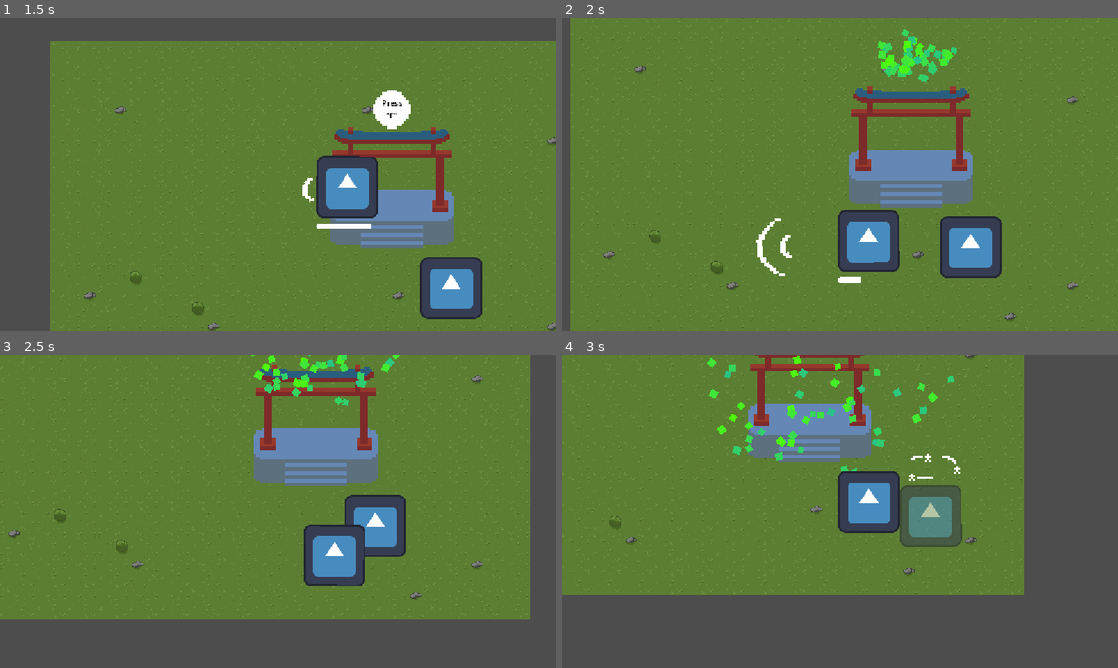
Above: before the commit, frames 1-4 (two rows, left to right).
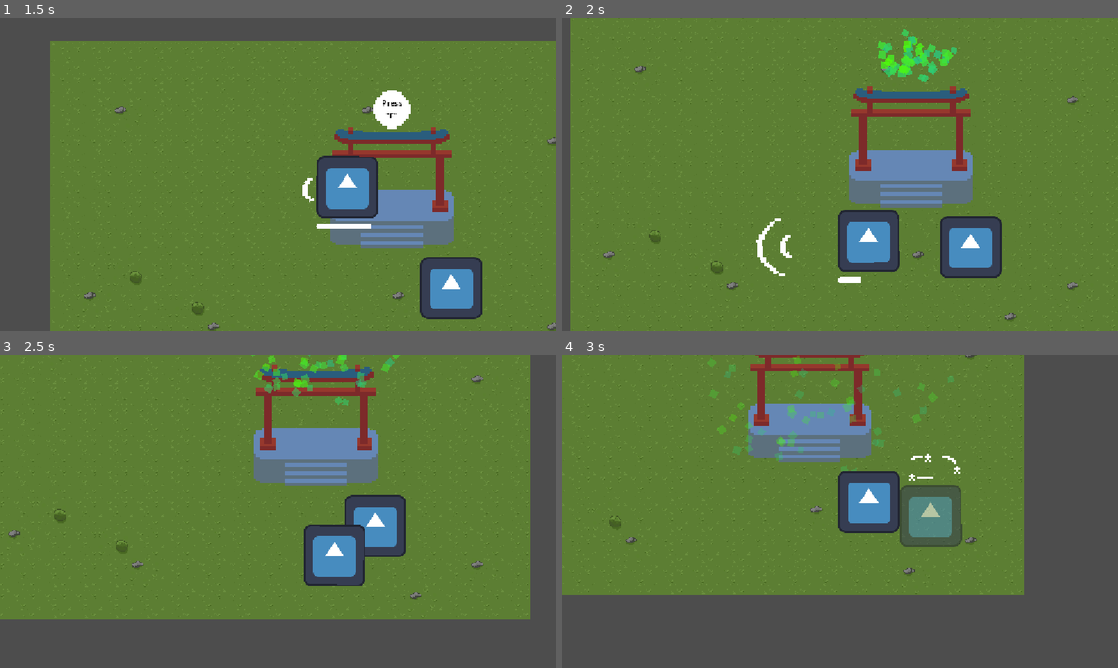
Above: after the commit, the same moments.

Repository: CplCanuck/mru-hacks-2026
Game: Godot game, scene res://assets/scenes/main.tscn
Two runs of this game, one before a commit and one after it. Both use one fixed random seed, a clock stepped at 60 frames per second and the inputs below. The engine's default icon, where the game draws it, is replaced by a stand-in: a white triangle on a blue panel in a dark square. Sound files missing from this copy of the repository are replaced by a short silence.
Inputs (mouse positions are in pixels of both pictures, inside the frame that each line leads up to):
- Up to frame 1 (1.5 s): tap Enter at 0.5 s; move the mouse to (400, 158) at 0.52 s; hold D (right) 0.53-1.28 s; tap F (interact) at 0.6 s; move the mouse to (166, 190) at 1.27 s; hold S (down) from 1.28 s (still down); click (166, 190) at 1.35 s
- Up to frame 2 (2 s): keep holding S (down); tap F (interact) at 1.55 s
- Up to frame 3 (2.5 s): move the mouse to (333, 442) at 2.02 s; release S (down) at 2.03 s; hold D (right) from 2.03 s (still down); tap F (interact) at 2.1 s
- Up to frame 4 (3 s): move the mouse to (812, 574) at 2.77 s; release D (right) at 2.78 s; hold W (up) from 2.78 s (still down); tap R (test) at 2.85 s

Frame 1 is identical in both runs. In frame 2, less than 0.1% of the frame differs, in the area x 57-66%, y 7-18%; in frame 3, 0.7%; in frame 4, 1.2%, in the area x 26-71%, y 0-38%.

Commit message:
Update Confetti to Fade Out

Diff:
--- a/assets/objects/shrine.gd
+++ b/assets/objects/shrine.gd
@@ -30,7 +30,6 @@
 			shrine_done = true
 			interact_is_active = false
 			interact_prompt.visible = false
-			hurray_particles.emitting = true
 			print("Shrine Success!")
 		else:
 			print("Trees still need revitalizing!")
@@ -45,11 +44,13 @@
 	return true
 
 func shrine_hurray():
-
-	pass
+	hurray_particles.emitting = true
 
 
 func _on_interact_area_body_entered(_body: Node2D) -> void:
+	if shrine_done:
+		return
+
 	interact_is_active = true
 	interact_prompt.visible = true
 	pass
--- a/assets/objects/shrine.tscn
+++ b/assets/objects/shrine.tscn
@@ -7,6 +7,9 @@
 
 [sub_resource type="CircleShape2D" id="CircleShape2D_bi8p6"]
 radius = 50.0
+
+[sub_resource type="Gradient" id="Gradient_fc3o2"]
+colors = PackedColorArray(1, 1, 1, 1, 1, 1, 1, 0)
 
 [sub_resource type="Gradient" id="Gradient_g8u1f"]
 colors = PackedColorArray(0.31666672, 1, 0, 1, 0.152, 0.76, 0.5472, 1)
@@ -58,7 +61,7 @@
 emitting = false
 amount = 50
 texture = ExtResource("4_stjl5")
-lifetime = 1.5
+lifetime = 2.0
 one_shot = true
 explosiveness = 1.0
 direction = Vector2(0, -1)
@@ -69,6 +72,7 @@
 angular_velocity_max = 720.0
 scale_amount_min = 1.5
 scale_amount_max = 2.0
+color_ramp = SubResource("Gradient_fc3o2")
 color_initial_ramp = SubResource("Gradient_g8u1f")
 
 [connection signal="body_entered" from="Interact Area" to="." method="_on_interact_area_body_entered"]
